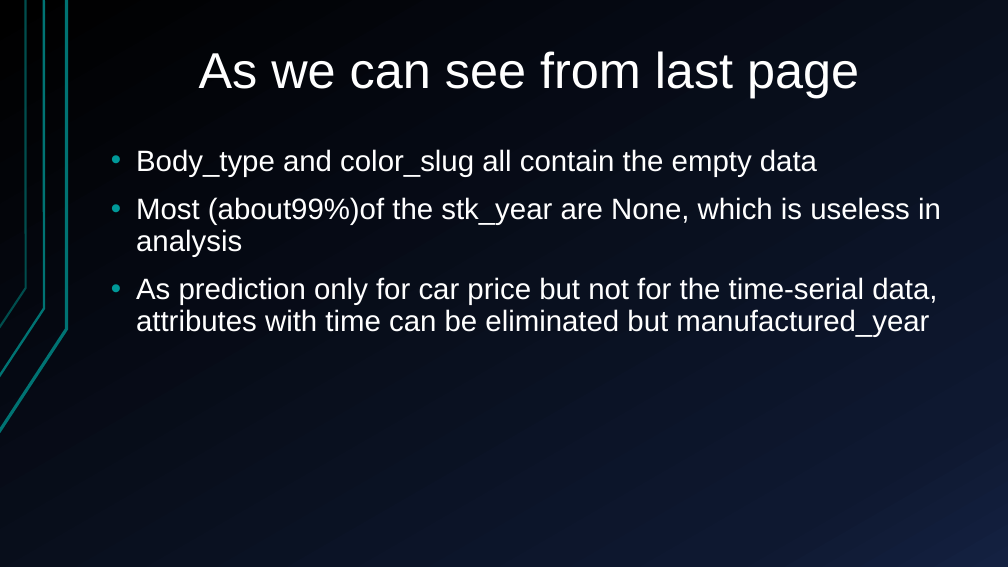
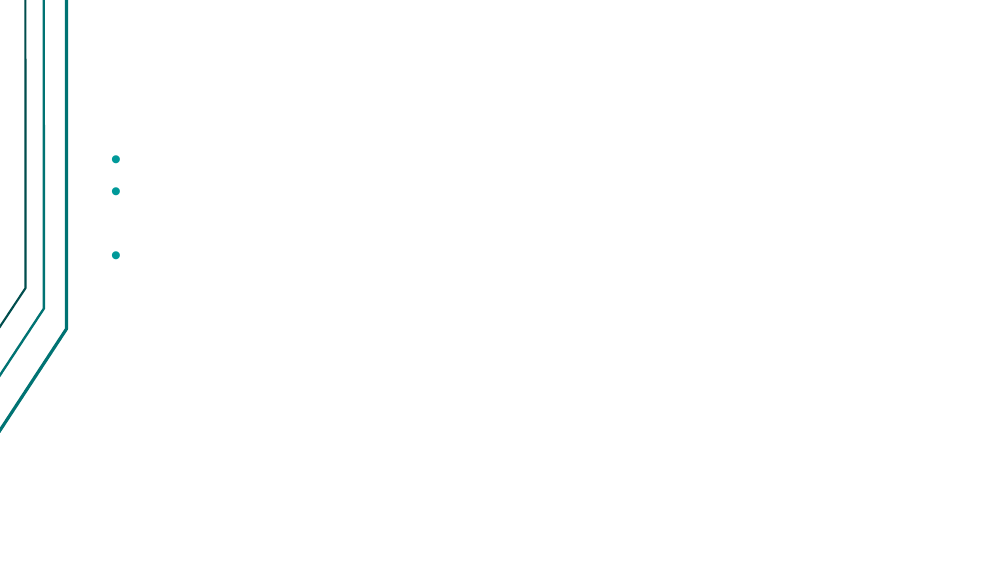
Before and after one commit to Alfons0329/Machine_Learning_Fall_2017, a slide deck: slide 5 of Final_proj/Presentation.pptx. Drawn at 1008x567 pixels with LibreOffice and Linux fonts; fonts in the diff are those of the drawing. Boxes give left, top, right and bottom in pixels: in the first picture for what was removed or moved away, otherwise in the second. Text is boxed around its words. In the diff, an @@ line names an element or a change of style, - is before the commit and + after.

Commit message:
Update the pptx and remove old-style random testdata generator

```diff
--- a/Final_proj/Presentation.pptx
+++ b/Final_proj/Presentation.pptx
@@ background gradient #000000 to #0F1931 to #142242 to #FFFFFF @@
@@ freeform shape at [0, 0, 67, 432]: outline redrawn @@
@@ freeform shape at [0, 0, 44, 377]: outline #007373 2.25 pt to #007373 2.24 pt @@
@@ freeform shape at [0, 0, 26, 328]: outline #007373 2 pt to #004D4D 2 pt @@
@@ title removed at [199, 51, 859, 98] @@
-As we can see from last page
@@ text removed at [136, 149, 941, 337] @@
-• Body_type and color_slug all contain the empty data
-• Most (about99%)of the stk_year are None, which is useless in analysis
-• As prediction only for car price but not for the time-serial data, attributes with time can be eliminated but manufactured_year
```
Also in this commit, not shown: 11 other slides changed, 1 other file.
